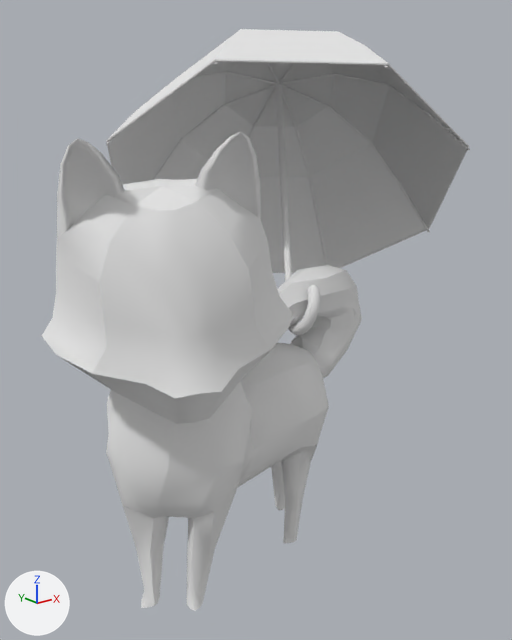
The OBJ model ChiBaApp/app/src/main/assets/models/umbrella/umbrella_Frame40.obj: old version first, new version second.
Both versions are drawn from a camera (50 mm lens) standing at (-7.1, -9.45, 8.48) and looking at (1.48, 1.26, 4.19). Lighting does not change. The marker at lower left points along +X, +Y and +Z. Where no turn or scale is listed for an object, it has been applied to the vertices.

Before the edit, the objects in view are built like this:
```python
mat_newrigging_lambert2sg = principled_material('newRigging:lambert2SG')
mat_newrigging_lambert2sg.base_color = (0.8, 0.8, 0.8)  # white #e7e7e7
mat_newrigging_lambert2sg.roughness = 1.0
me_umbrella_frame40 = bpy.data.meshes.new('umbrella_Frame40')
me_umbrella_frame40.from_pydata(...)  # 1769 vertices, 3506 faces; spans x -3.31..6.28, y -2.04..5.09, z -0.01..9.75
# faces by material slot: [1216, 556, 1574, 160]
me_umbrella_frame40.materials.append(mat_newrigging_lambert2sg)  # white #e7e7e7
me_umbrella_frame40.materials.append(mat_regenschirm_phong3sg)  # white #e7e7e7
me_umbrella_frame40.materials.append(mat_regenschirm_phong1sg)  # white #e7e7e7
me_umbrella_frame40.materials.append(mat_regenschirm_aistandard1sg)  # white #e7e7e7
ob_umbrella_frame40 = bpy.data.objects.new('umbrella_Frame40', me_umbrella_frame40)
ob_umbrella_frame40.location = (0.0, 0.0, 0.0)
```
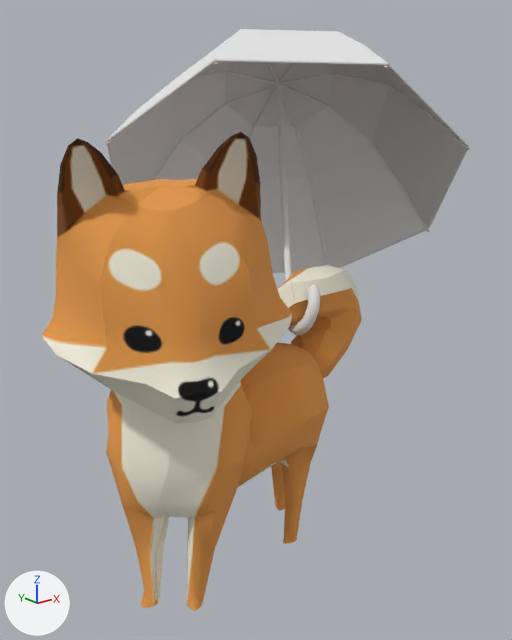
What differs and where, as boxes [x1, y1, x2, y2] in the pictures (512 x 640 px):
'umbrella_Frame40', surface changed (grey to orange)
    both: [42, 67, 407, 611]

Patch to the scene script:
```diff
--- a/ChiBaApp/app/src/main/assets/models/umbrella/umbrella_Frame40.obj.py
+++ b/ChiBaApp/app/src/main/assets/models/umbrella/umbrella_Frame40.obj.py
@@ img_chiba_jpg @@
+img_chiba_jpg = load_image('chiba.jpg', 'chiba.jpg', 2048, 2048, 'sRGB')
@@ mat_newrigging_lambert2sg @@
 mat_newrigging_lambert2sg = principled_material('newRigging:lambert2SG')
-mat_newrigging_lambert2sg.base_color = (0.8, 0.8, 0.8)  # white #e7e7e7
+mat_newrigging_lambert2sg.texture = img_chiba_jpg
 mat_newrigging_lambert2sg.roughness = 1.0
```
